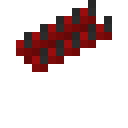
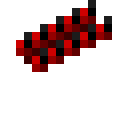
Comparing the layer stacks of the two 128 × 128 images. Changes:
painted on "Layer 17" (1st of 3, in "fueltank") over [16, 0, 112, 72]
